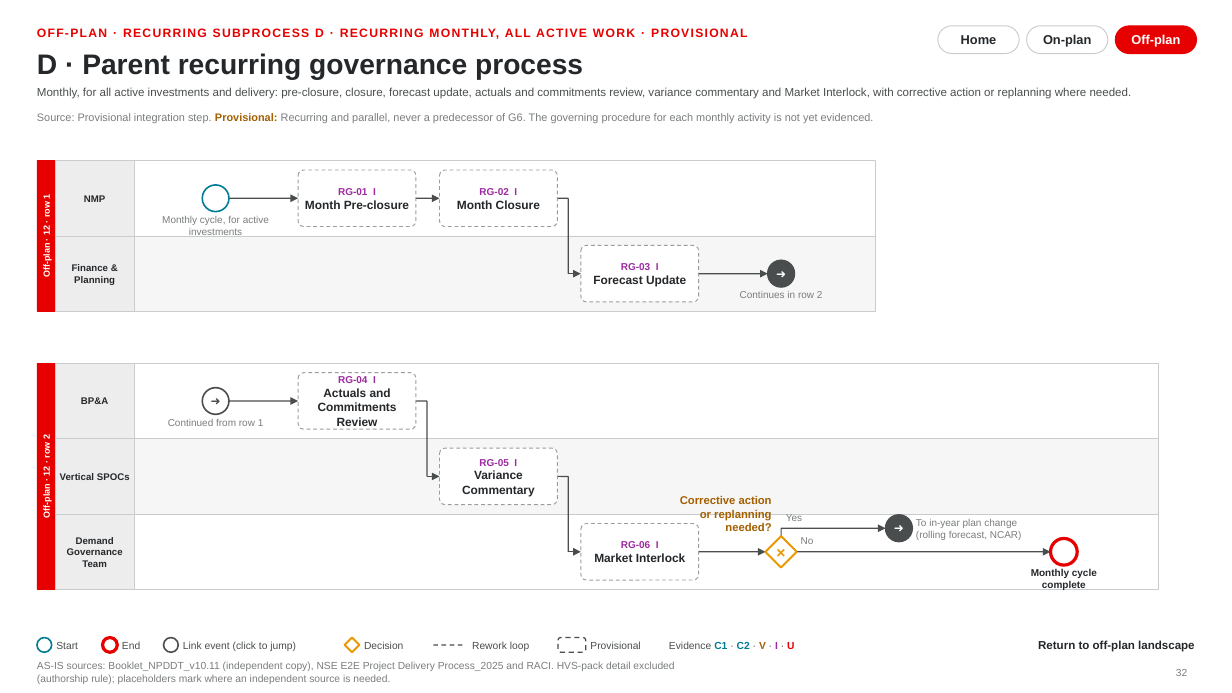
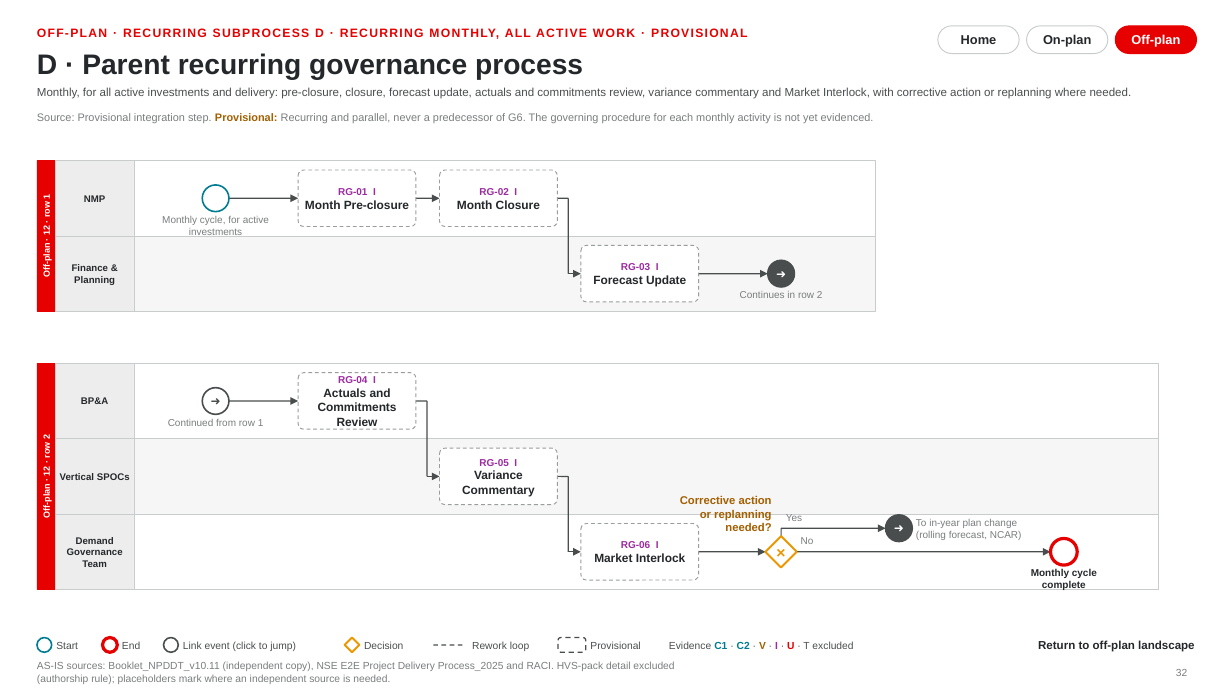
Before and after one commit to Basma94/Network-planning-process, a slide deck: slide 32 of AS-IS-Network-Planning-Process-Landscape.pptx. Drawn at 1232x693 pixels with LibreOffice and Linux fonts; fonts in the diff are those of the drawing. Boxes give left, top, right and bottom in pixels: in the first picture for what was removed or moved away, otherwise in the second. Text is boxed around its words. In the diff, an @@ line names an element or a change of style, - is before the commit and + after.

```diff
--- a/AS-IS-Network-Planning-Process-Landscape.pptx
+++ b/AS-IS-Network-Planning-Process-Landscape.pptx
@@ text at [669, 641, 853, 649]: text changed @@
-Evidence C1 · C2 · V · I · U
+Evidence C1 · C2 · V · I · U · T excluded
```
Also in this commit, not shown: 31 other slides changed, 10 slides added, 5 slides removed, 3 other files.
